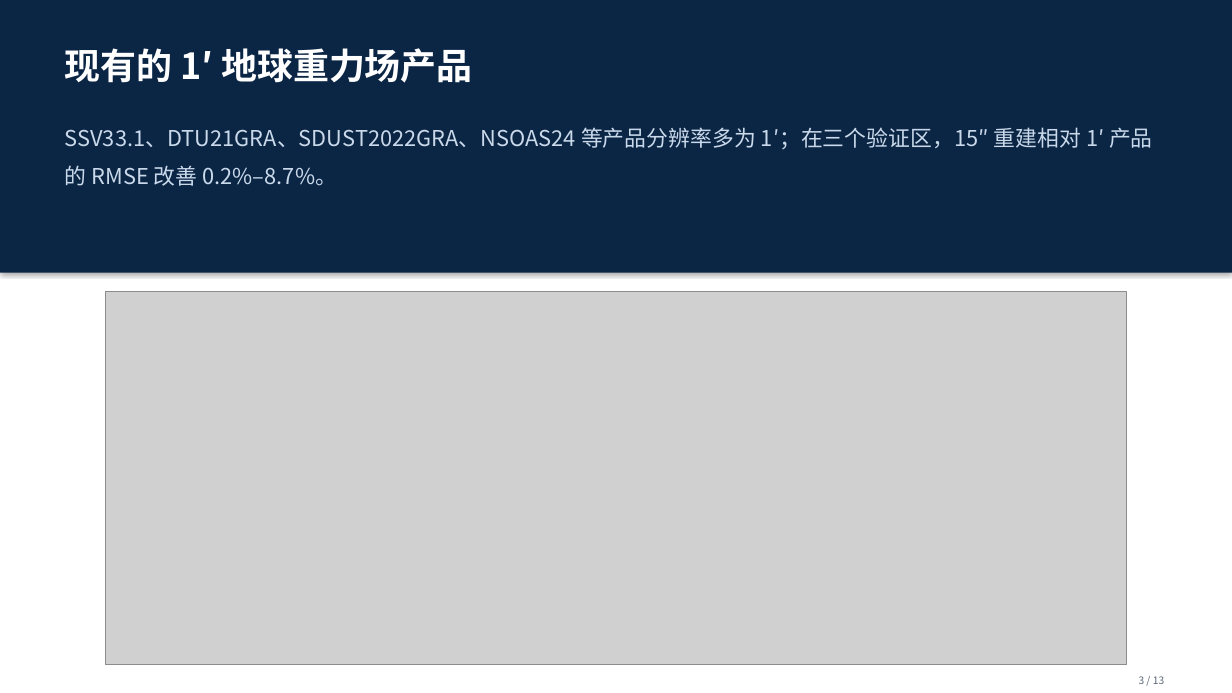
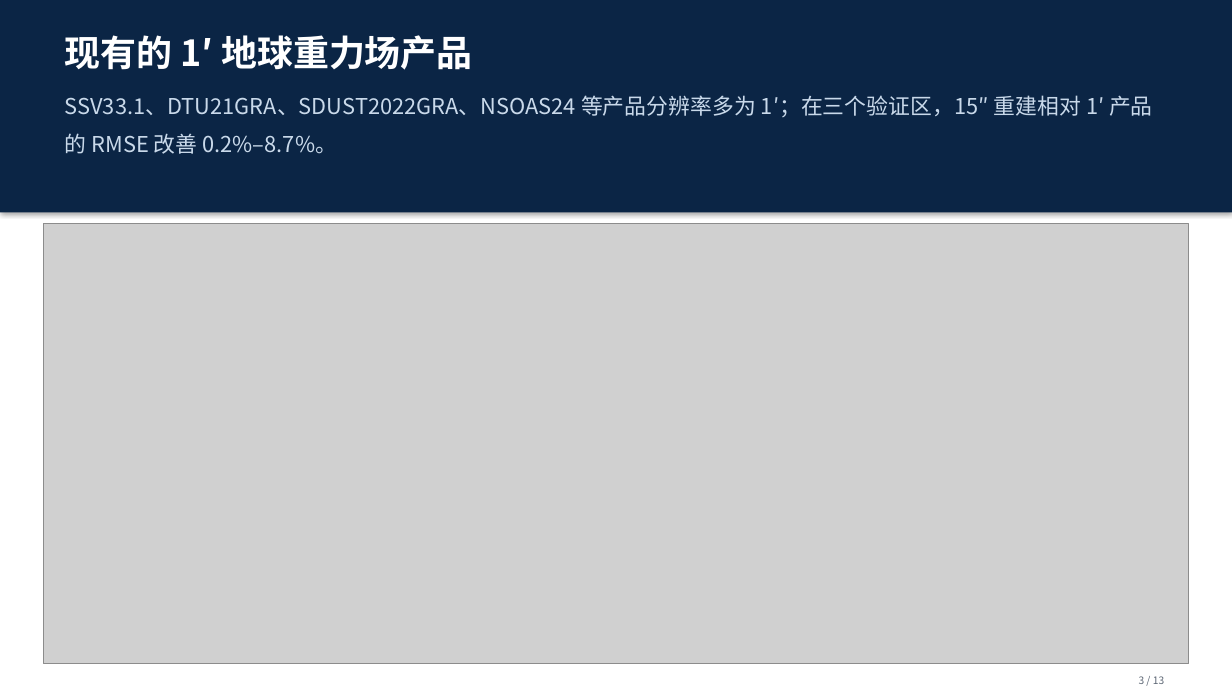
Before and after one commit to shuyunkai/kalman_gravity, a slide deck: slide 3 of ppt/汇报_新结构_13页.pptx. Drawn at 1232x693 pixels with LibreOffice and Linux fonts; fonts in the diff are those of the drawing; grey boxes stand for pictures. Boxes give left, top, right and bottom in pixels: in the first picture for what was removed or moved away, otherwise in the second. Text is boxed around its words. In the diff, an @@ line names an element or a change of style, - is before the commit and + after.

```diff
--- a/ppt/汇报_新结构_13页.pptx
+++ b/ppt/汇报_新结构_13页.pptx
@@ rectangle: place and size @@
-rectangle at box(0, 0, 1232, 273)
+rectangle at box(0, 0, 1232, 213)
@@ text "现有的 1′ 地球重力场产品": place and size @@
-text "现有的 1′ 地球重力场产品" at box(65, 48, 472, 83)
+text "现有的 1′ 地球重力场产品" at box(65, 35, 472, 70)
@@ text "SSV33.1、DTU21GRA、SDUST2022GRA、NSOAS24 等产品分辨率多为 1′；在三个验证区，15″ ...": place and size @@
-text "SSV33.1、DTU21GRA、SDUST2022GRA、NSOAS24 等产品分辨率多为 1′；在三个验证区，15″ ..." at box(65, 127, 1153, 186)
+text "SSV33.1、DTU21GRA、SDUST2022GRA、NSOAS24 等产品分辨率多为 1′；在三个验证区，15″ ..." at box(65, 95, 1153, 154)
@@ picture: place and size @@
-picture at box(105, 292, 1128, 665)
+picture at box(43, 224, 1189, 665)
```
Also in this commit, not shown: 12 other slides changed, 3 other files.
